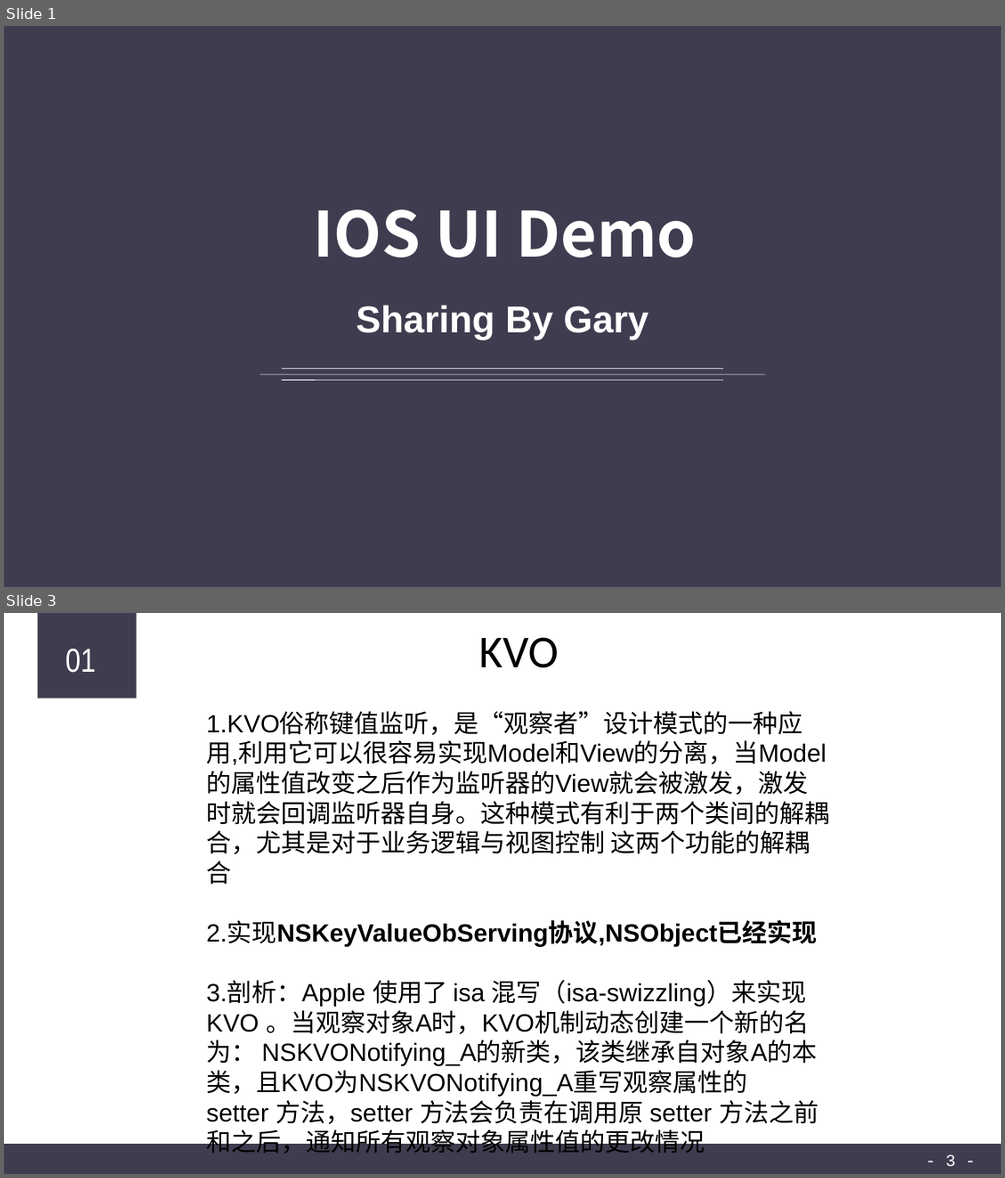
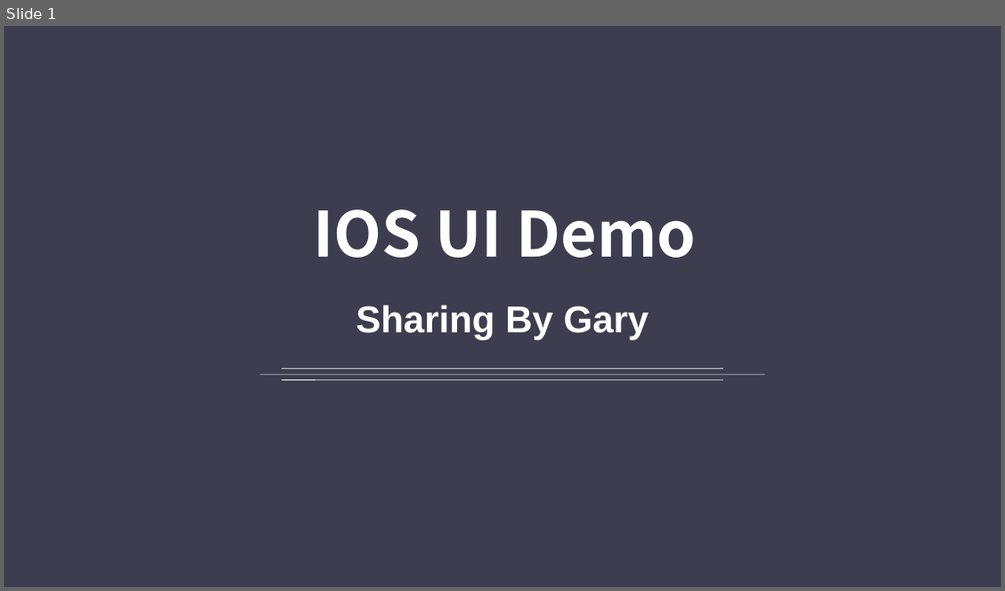
Before and after one commit to CODEJY/IOSProjects, a slide deck: Sharing3.ppt. Shown one above the other, each under a label of ours: slides 1 and 3 before the commit, slide 1 after it; the slides between them are not shown. The pictures are 1005x1178 and 1005x591 pixels, drawn with LibreOffice and Linux fonts; fonts in the diff are those of the drawing. Boxes give left, top, right and bottom in pixels: in the first picture for what was removed or moved away, otherwise in the second. Text is boxed around its words. In the diff, an @@ line names an element or a change of style, - is before the commit and + after.

```diff
--- a/Sharing3.ppt
+++ b/Sharing3.ppt
@@ slide 3 removed at (x1=4, y1=613, x2=1001, y2=1174), background #FFFFFF @@
@@ rectangle removed at (x1=38, y1=613, x2=137, y2=698) @@
@@ title removed at (x1=479, y1=637, x2=558, y2=668) @@
-KVO
@@ text removed at (x1=65, y1=649, x2=96, y2=673) @@
-01
@@ text removed at (x1=206, y1=713, x2=829, y2=1153) @@
-1.KVO俗称键值监听，是“观察者”设计模式的一种应用,利用它可以很容易实现Model和View的分离，当Model的属性值改变之后作为监听器的View就会被激发，激发时就会回调监听器自身。这种模式有利于两个类间的解耦合，尤其是对于业务逻辑与视图控制 这两个功能的解耦合
-2.实现NSKeyValueObServing协议,NSObject已经实现
-3.剖析：Apple 使用了 isa 混写（isa-swizzling）来实现 KVO 。当观察对象A时，KVO机制动态创建一个新的名为： NSKVONotifying_A的新类，该类继承自对象A的本类，且KVO为NSKVONotifying_A重写观察属性的setter 方法，setter 方法会负责在调用原 setter 方法之前和之后，通知所有观察对象属性值的更改情况
@@ rectangle removed at (x1=4, y1=1143, x2=1000, y2=1174) @@
@@ page number removed at (x1=946, y1=1154, x2=955, y2=1166) @@
-- 3 -
```
Also in this commit, not shown: 2 slides changed, 3 slides added, 2 other slides removed, 23 other files.
